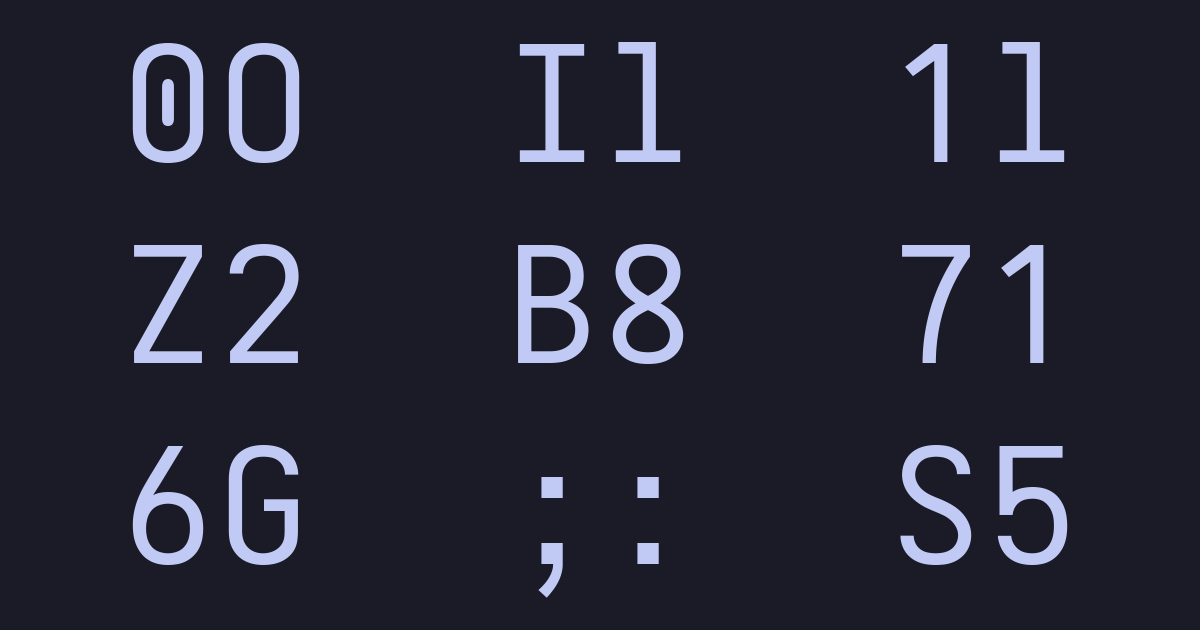
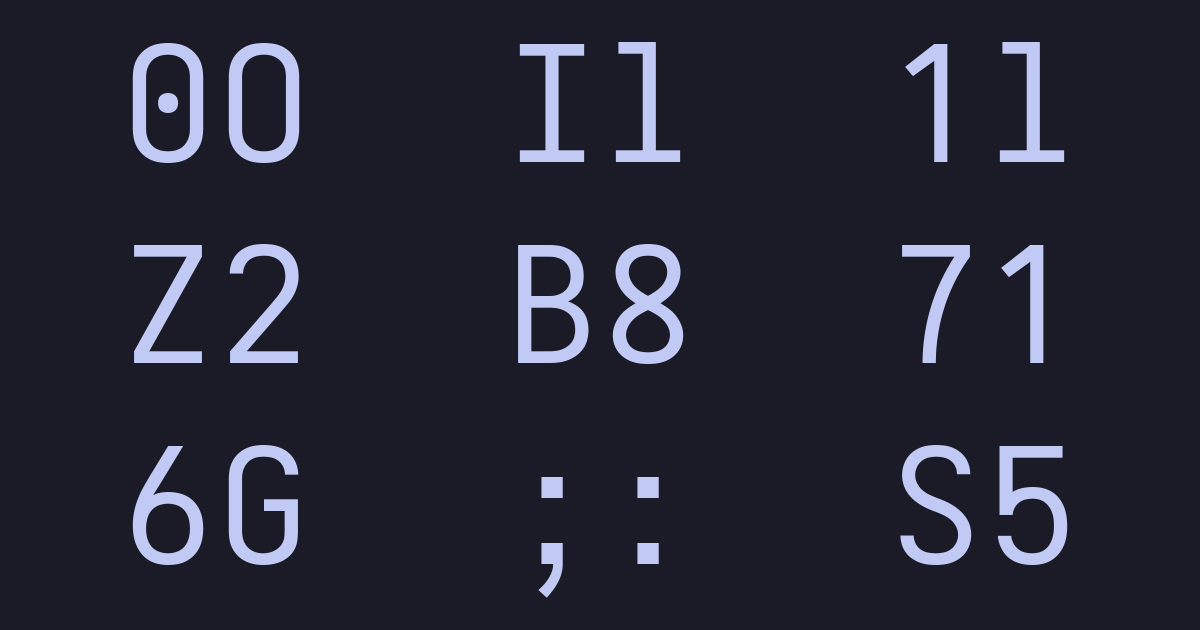
Layer changes from the first 1200×630 image to the second:
painted on "0O Il 1l ..." over 158, 79, 972, 565
